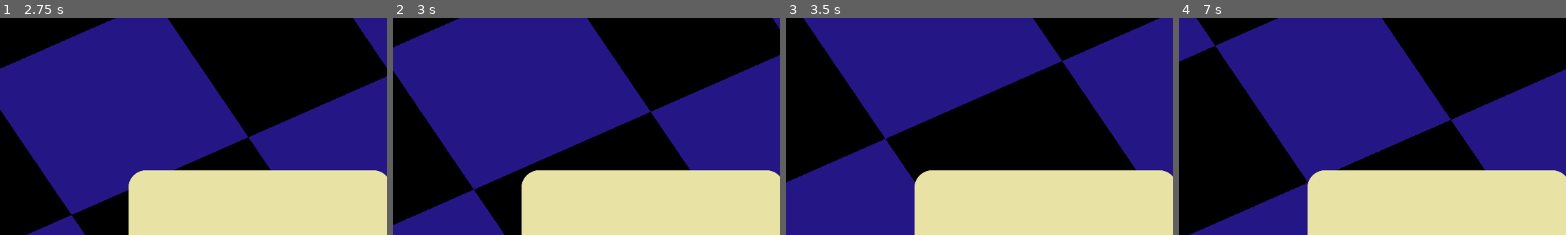
Above: before the commit, frames 1-4 (left to right).
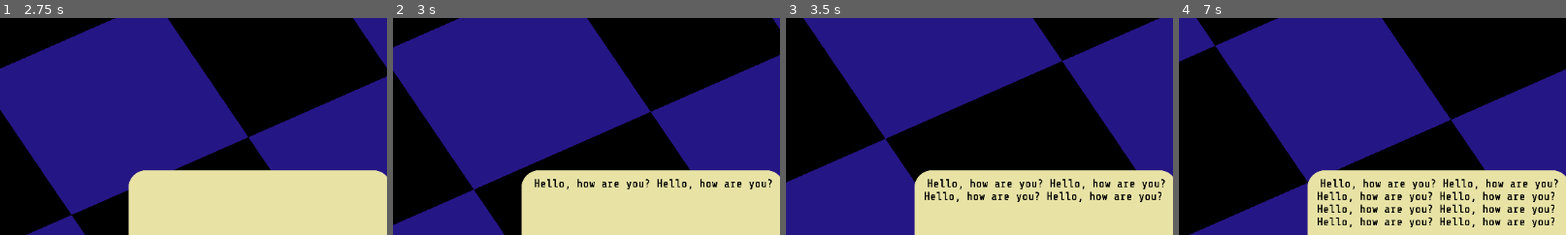
Above: after the commit, the same moments.

Repository: AlejandroCiuba/color-picker-game
Game: Godot game, scene res://scenes/levels/test.tscn
Two runs of this game, one before a commit and one after it. Both use one fixed random seed, a clock stepped at 60 frames per second and the inputs below. The project has no main scene, so this scene is started directly.
Inputs (mouse positions are % of the whole screen's width and height, from its top left):
- Up to frame 1 (2.75 s): move the mouse to (72, 45) at 0.52 s; hold Right (ui_right) 0.53-1.28 s; move the mouse to (30, 55) at 1.27 s; hold Left (ui_left) 1.28-2.03 s; move the mouse to (60, 28) at 2.02 s; hold Right (ui_right) from 2.03 s (still down)
- Up to frame 2 (3 s): move the mouse to (45, 70) at 2.77 s; release Right (ui_right) at 2.78 s; hold Up (ui_up) from 2.78 s (still down)
- Up to frame 3 (3.5 s): keep holding Up (ui_up)
- Up to frame 4 (7 s): move the mouse to (80, 65) at 3.52 s; release Up (ui_up) at 3.53 s; hold Left (ui_left) 3.53-5.78 s; move the mouse to (20, 35) at 4.27 s; move the mouse to (55, 50) at 5.02 s; move the mouse to (35, 25) at 5.77 s; hold Right (ui_right) 5.78-6.53 s; move the mouse to (72, 45) at 6.52 s; hold Up (ui_up) from 6.53 s (still down)
The pictures show only the part of the screen within x 6-56%, y 0-50%; the shares and areas given below are measured in that part.

Frame 1 is identical in both runs. In frame 2, 0.9% of the frame differs, in the area x 36-98%, y 74-80%; in frame 3, 1.8%; in frame 4, 3.6%, in the area x 35-98%, y 74-97%.
Error before the commit: Parse Error: Could not find type "Dialog" in the current scope. (res://scenes/levels/level.gd:4)

Commit message:
Updated dialog box with scroll container

Diff:
--- a/scenes/ui/overlays/dialog.gd
+++ b/scenes/ui/overlays/dialog.gd
@@ -1,3 +1,4 @@
+class_name Dialog
 extends Control
 
 @export var _word_time: float = 0.1
@@ -30,6 +31,11 @@
 	tween.set_trans(Tween.TRANS_SINE).set_ease(Tween.EASE_IN)
 
 
+func _process(_delta: float) -> void:
+	if Input.is_action_just_pressed("ui_up"):
+		write("Hello, how are you?")
+
+
 func _ready() -> void:
 	dialog.text = ""
-	_tween_animation()
+	#_tween_animation()
--- a/scenes/ui/overlays/dialog.tscn
+++ b/scenes/ui/overlays/dialog.tscn
@@ -19,9 +19,12 @@
 script = ExtResource("2_13evh")
 
 [node name="NinePatchRect" type="NinePatchRect" parent="." unique_id=360778538]
-layout_mode = 0
-offset_right = 1152.0
-offset_bottom = 648.0
+layout_mode = 1
+anchors_preset = 15
+anchor_right = 1.0
+anchor_bottom = 1.0
+grow_horizontal = 2
+grow_vertical = 2
 size_flags_vertical = 3
 texture = ExtResource("2_w4wj8")
 patch_margin_left = 385
@@ -38,22 +41,30 @@
 offset_right = -2.0
 grow_horizontal = 2
 grow_vertical = 2
-theme_override_constants/margin_bottom = 185
+theme_override_constants/margin_left = 30
+theme_override_constants/margin_top = 30
+theme_override_constants/margin_right = 30
+theme_override_constants/margin_bottom = 230
 
 [node name="ScrollContainer" type="ScrollContainer" parent="NinePatchRect/MarginContainer" unique_id=1997417652]
 layout_mode = 2
 size_flags_vertical = 3
+theme = ExtResource("1_eo8su")
 horizontal_scroll_mode = 0
 
-[node name="RichTextLabel" type="RichTextLabel" parent="NinePatchRect/MarginContainer/ScrollContainer" unique_id=1945987149]
+[node name="VBoxContainer" type="VBoxContainer" parent="NinePatchRect/MarginContainer/ScrollContainer" unique_id=1074378988]
+layout_mode = 2
+size_flags_horizontal = 3
+
+[node name="RichTextLabel" type="RichTextLabel" parent="NinePatchRect/MarginContainer/ScrollContainer/VBoxContainer" unique_id=1945987149]
 unique_name_in_owner = true
 layout_mode = 2
 size_flags_horizontal = 3
-size_flags_vertical = 3
 theme_override_colors/default_color = Color(0, 0, 0, 1)
 theme_override_font_sizes/normal_font_size = 48
-text = "PLACEHOLDER PLACEHOLDER PLACEHOLDER PLACEHOLDER PLAC …(124 unchanged characters)… DER PLACEHOLDER PLACEHOLDER PLACEHOLDER "
+text = "PLACEHOLDER PLACEHOLDER PLACEHOLDER PLACEHOLDER PLAC …(124 unchanged characters)… DER PLACEHOLDER PLACEHOLDER PLACEHOLDER PLACEHOLDER PLACEHOLDER PLACEHOLDER PLACEHOLDER PLACEHOLDER PLACEHOLDER PLACEHOLDER PLACEHOLDER PLACEHOLDER PLACEHOLDER PLACEHOLDER PLACEHOLDER PLACEHOLDER PLACEHOLDER PLACEHOLDER PLACEHOLDER PLACEHOLDER PLACEHOLDER s"
 fit_content = true
+scroll_active = false
 horizontal_alignment = 1
 vertical_alignment = 1
 
@@ -67,6 +78,7 @@
 grow_horizontal = 2
 grow_vertical = 2
 size_flags_vertical = 0
+mouse_filter = 2
 theme_override_constants/margin_right = 30
 theme_override_constants/margin_bottom = 150
 
